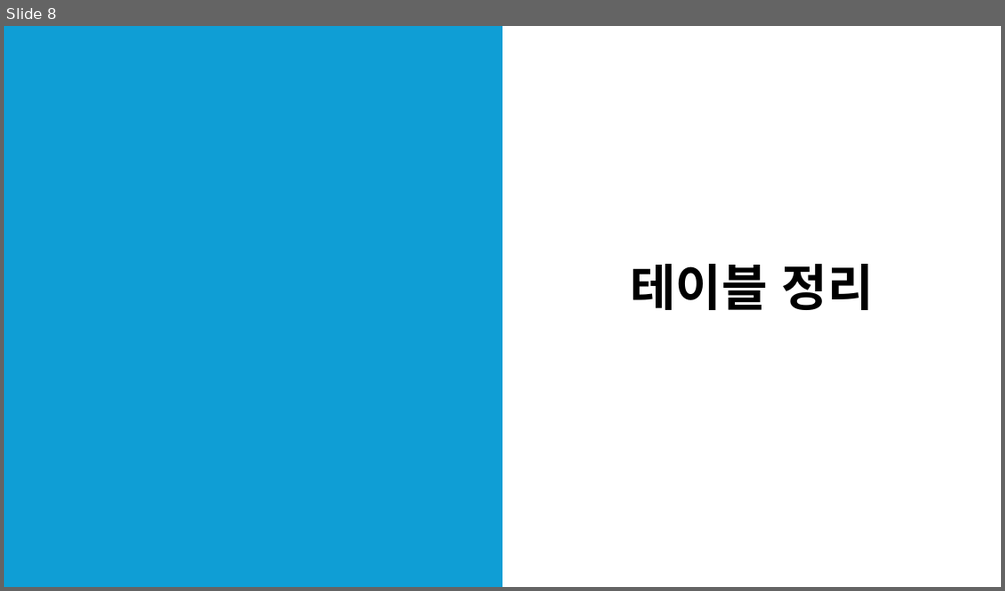
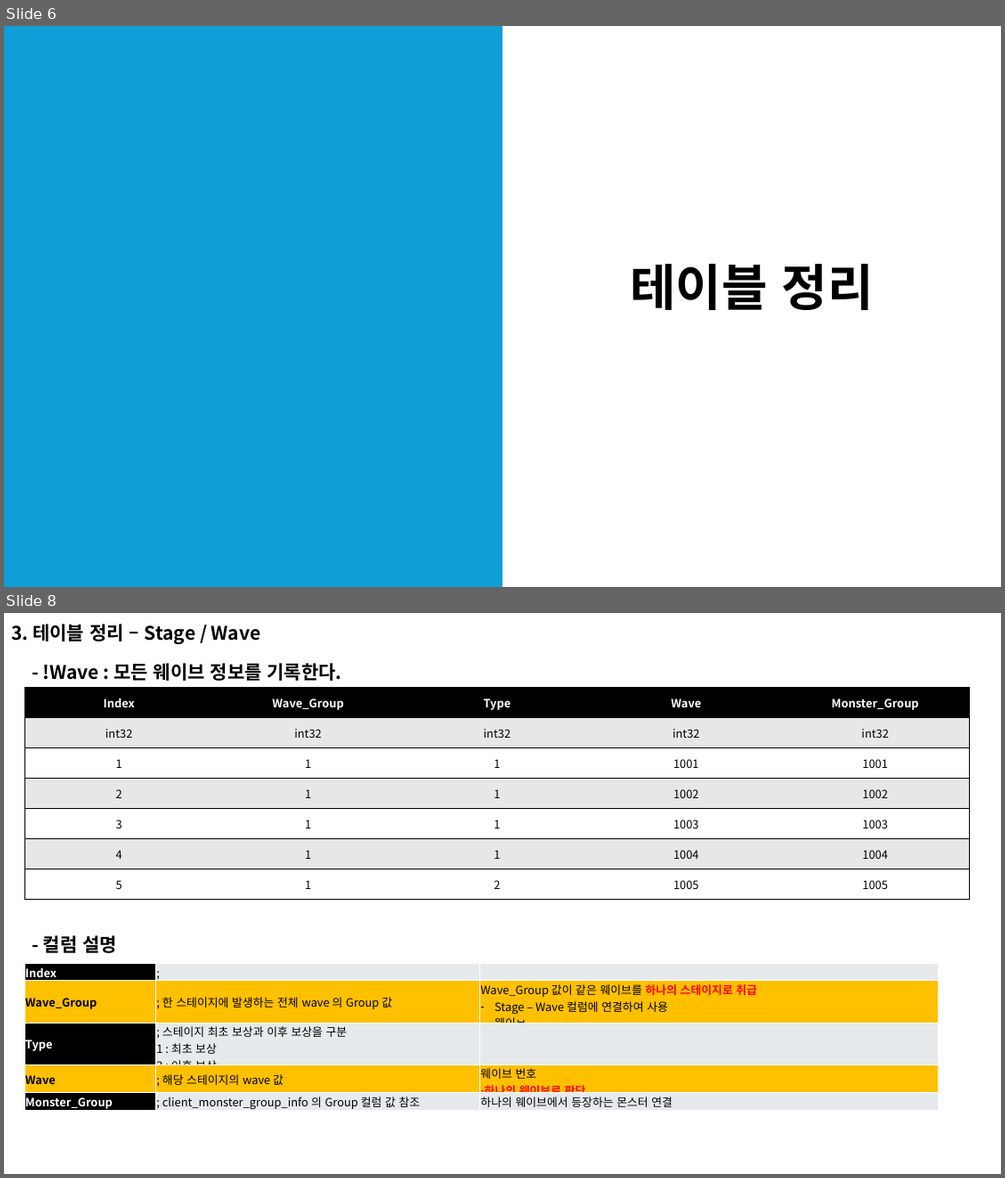
Before and after one commit to EpicRocket/SProjectDesign, a slide deck: Design/시스템 문서/게임 시작 플로우.pptx. Shown one above the other, each under a label of ours: slide 8 before the commit, slides 6 and 8 after it; the slides between them are not shown. The pictures are 1005x591 and 1005x1178 pixels, drawn with LibreOffice and Linux fonts; fonts in the diff are those of the drawing; background and template pictures are left out. Boxes give left, top, right and bottom in pixels: in the first picture for what was removed or moved away, otherwise in the second. Text is boxed around its words. In the diff, an @@ line names an element or a change of style, - is before the commit and + after.

Commit message:
#Add
- 게임 시작 플로우 기획 추가
- 관련 테이블 최신화

```diff
--- a/Design/시스템 문서/게임 시작 플로우.pptx
+++ b/Design/시스템 문서/게임 시작 플로우.pptx
@@ slide 8 added at box(4, 613, 1001, 1174), background picture (left out) @@
@@ text added at box(11, 624, 260, 644), 18 pt, text #000000, bold @@
+3. 테이블 정리 – Stage / Wave
@@ text added at box(43, 663, 342, 681), 18 pt, text #000000, bold @@
+- !Wave : 모든 웨이브 정보를 기록한다.
@@ table added at box(24, 687, 971, 900), 7 rows, 5 columns @@
+Index | Wave_Group | Type | Wave | Monster_Group
+int32 | int32 | int32 | int32 | int32
+1 | 1 | 1 | 1001 | 1001
+2 | 1 | 1 | 1002 | 1002
+3 | 1 | 1 | 1003 | 1003
+4 | 1 | 1 | 1004 | 1004
+5 | 1 | 2 | 1005 | 1005
@@ text added at box(43, 935, 117, 953), 18 pt, text #000000, bold @@
+- 컬럼 설명
@@ table added at box(24, 964, 938, 1114), 5 rows, 3 columns @@
+Index | ; | 
+Wave_Group | ; 한 스테이지에 발생하는 전체 wave 의 Group 값 | Wave_Group 값이 같은 웨이브를 하나의 스테이지로 취급 / Stage – Wave 컬럼에 연결하여 사용 / 웨이ㅂ
+Type | ; 스테이지 최초 보상과 이후 보상을 구분 1 : 최초 보상 2 : 이후 보상 | 
+Wave | ; 해당 스테이지의 wave 값 | 웨이브 번호 / 하나의 웨이브로 판단
+Monster_Group | ; client_monster_group_info 의 Group 컬럼 값 참조 | 하나의 웨이브에서 등장하는 몬스터 연결
@@ page number added at box(945, 1141, 1001, 1166), 24 pt, text #FFFFFF, bold @@
+8
@@ what was slide 8 is now slide 6 @@
```
Also in this commit, not shown: 3 slides changed, 3 other slides added, 2 slides removed, 2 other files.
